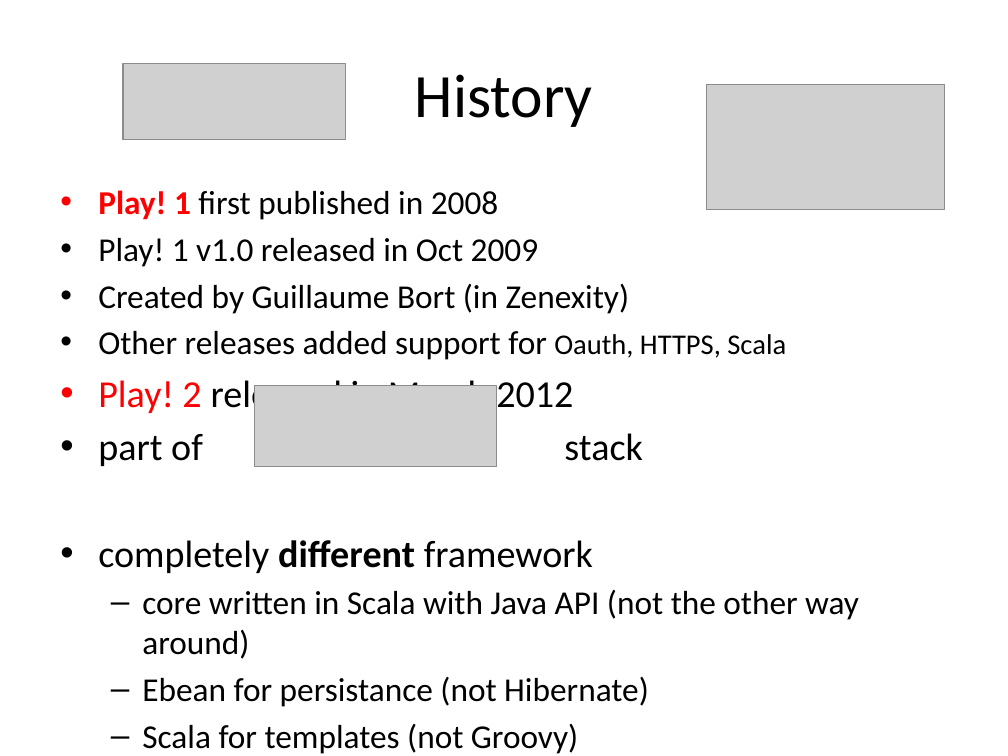
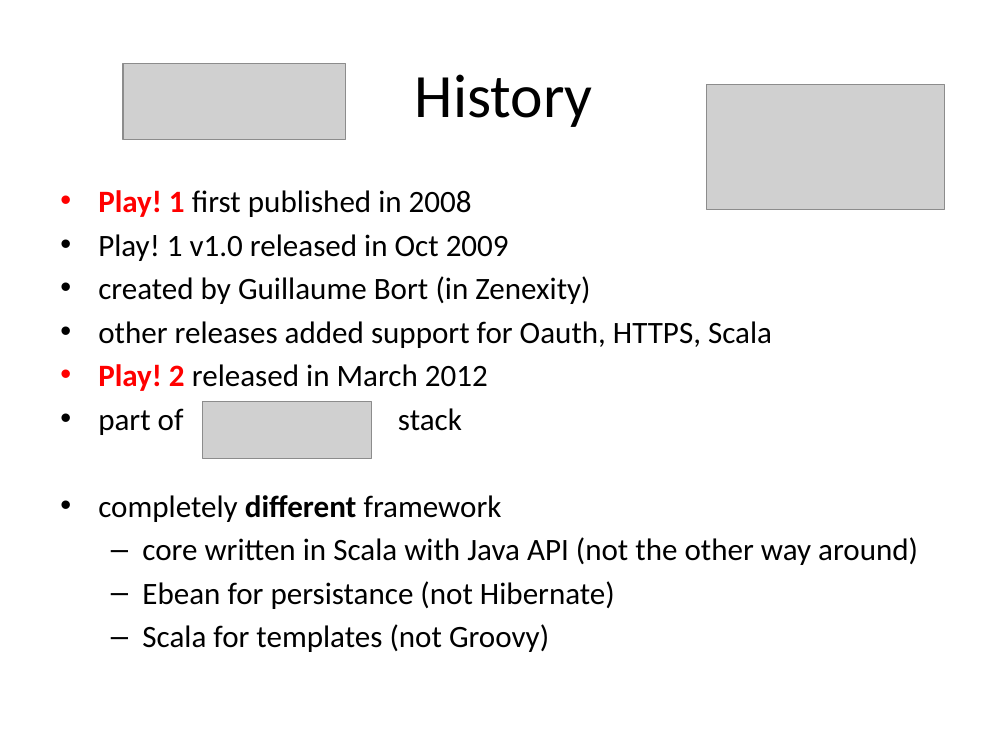
Before and after one commit to martadoberschuetz/dev_training, a slide deck: slide 2 of Play take 2.pptx. Drawn at 1008x756 pixels with LibreOffice and Linux fonts; fonts in the diff are those of the drawing; grey boxes stand for pictures. Boxes give left, top, right and bottom in pixels: in the first picture for what was removed or moved away, otherwise in the second. Text is boxed around its words. In the diff, an @@ line names an element or a change of style, - is before the commit and + after.

```diff
--- a/Play take 2.pptx
+++ b/Play take 2.pptx
@@ text at [98, 190, 918, 652]: size 23.8 to 22.2 pt in "Play! 1 first published in 2008", "Play! 1 v1.0 released in Oct 2009", "core written in Scala with Java API ...", "Ebean for persistance (not Hibernate)" and 1 more places; size 27.2 to 22.2 pt in "Play! 2 released in March 2012", "part of stack", "completely different framework"; bold on in "Play! 2"; less space between paragraphs @@
@@ text at [98, 276, 772, 348]: text changed; size 23.8 to 22.2 pt @@
-• Created by Guillaume Bort (in Zenexity)
-• Other releases added support for Oauth, HTTPS, Scala
+• created by Guillaume Bort (in Zenexity)
+• other releases added support for Oauth, HTTPS, Scala
@@ picture: place and size @@
-picture at [254, 386, 497, 467]
+picture at [203, 402, 372, 459]
```
Also in this commit, not shown: 6 other slides changed, 3 slides removed, 4 other files.
